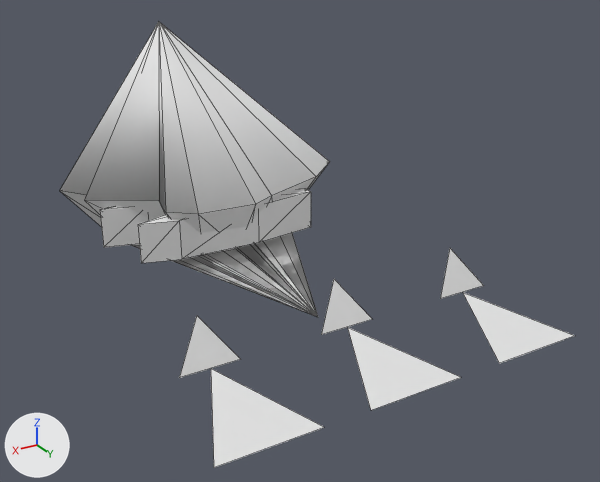
An edit to the OBJ model GameData/Meshes/Designs/cryo/cryo_support_mk2_32.obj, drawn before and after from the same camera.
One viewpoint serves both versions: a 50 mm camera at (3.19, 7.17, 3.22) aimed at (-0.73, 0.64, -0.05). The lights are fixed; the arrows at lower left show +X, +Y and +Z. The picture after the commit comes second. Mesh edges are drawn as thin lines. Where no turn or scale is listed for an object, it has been applied to the vertices. Vertices at exactly the same position are counted once.

Objects in the first picture: 'cryo_support_mk2_32'.
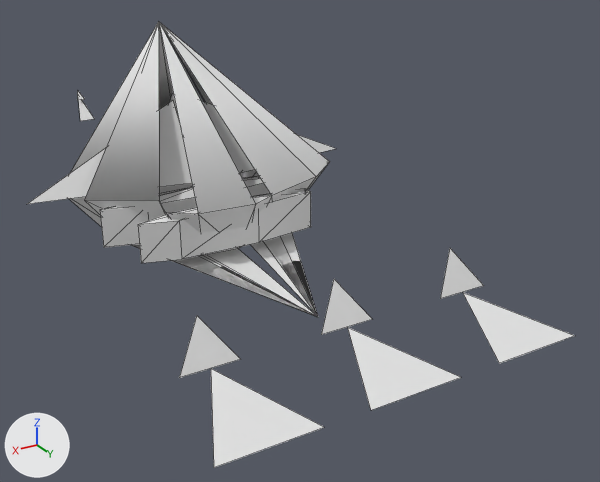
The change, as a list of edits to the scene's bpy script:
```text
Change me_cryo_support_mk2_32:
    used by ob_cryo_support_mk2_32; location = (0.0, 0.0, 0.0)
    verts and faces of me_cryo_support_mk2_32; kept vertices keep their numbers, new ones are numbered from 116
    remove me_cryo_support_mk2_32.from_pydata(...)  # 116 vertices, 150 faces; spans x -1.55..1.55, y -1.06..3.43, z 0.0..1.95
    add me_cryo_support_mk2_32.from_pydata(...)  # 134 vertices, 138 faces; spans x -1.68..1.68, y -4.04..3.43, z 0.0..1.95
    me_cryo_support_mk2_32 part 1
    18 faces are deleted
    12 vertices are added at x -1.68..1.68, y -0.66..0.66, z 0.08..1.26
    4 new faces join them
    me_cryo_support_mk2_32 part 2
    add verts[116] = (-0.1, -3.72, 0.29)  # pixel (94, 119)
    add verts[117] = (0.1, -3.72, 0.29)  # pixel (80, 121)
    add verts[118] = (0.0, -4.04, 0.58)  # pixel (77, 94)
    add verts[119] = (-0.05, -3.92, 0.53)  # pixel (84, 99)
    add verts[120] = (0.05, -3.92, 0.53)  # pixel (77, 100)
    add verts[121] = (0.0, -4.04, 0.63)  # pixel (77, 90)
    add faces += [(116, 117, 118), (119, 120, 121)]
```

What differs and where, as boxes (x1, y1, x2, y2) in the pictures (600 x 482 px):
'cryo_support_mk2_32', reshaped (6% wider)
    before: (60, 22, 575, 468)
    after: (28, 22, 575, 468)
part 1 of me_cryo_support_mk2_32, cut back
    before: (137, 24, 318, 317)
    after: (28, 94, 336, 204)
part 2 of me_cryo_support_mk2_32, added
    after: (78, 91, 94, 121)
